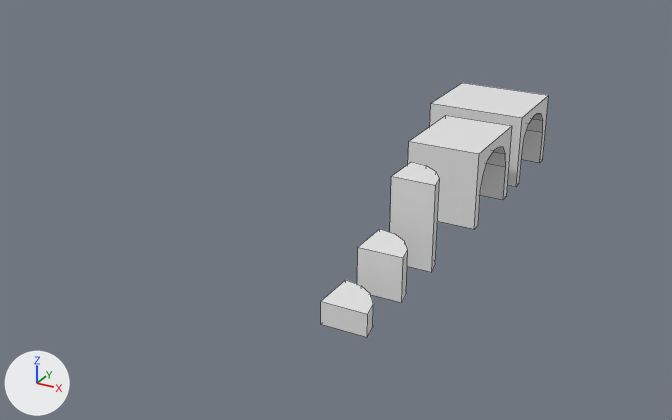
The Blender file Assets/Models/Map/BasePieces.blend: old version first, new version second.
Camera for both pictures: a 50 mm camera at (15.4, -29.9, 18.3) aimed at (-3.9, 5.3, 0.7). The lights are fixed; the arrows at lower left show +X, +Y and +Z. Mesh edges are drawn as thin lines.

In view in the first picture: 'ArchWayMedium', 'ArchWayShort', 'CurvedCube', 'CurvedCubeShort', 'CurvedCubeTall'.
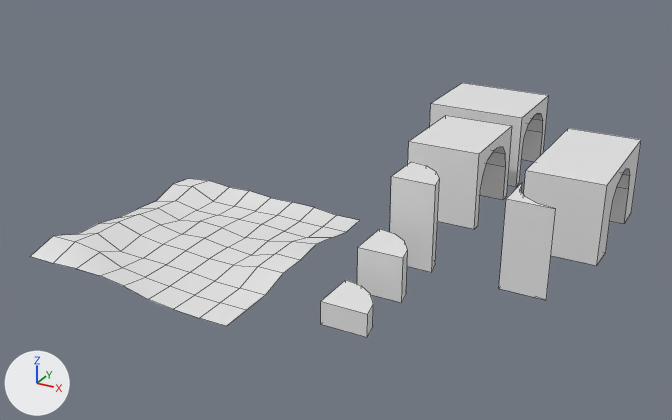
Where the change shows, as pixel boxes [x1, y1, x2, y2] in the pictures (672 x 420 px):
'TerrainPlane1', added: after [31, 179, 360, 326]
'ArchWayBridge', added: after [524, 128, 641, 266]
'CurvedCubeReversedTall', added: after [499, 183, 556, 300]

Patch to the scene script:
```diff
--- a/Assets/Models/Map/BasePieces.blend.py
+++ b/Assets/Models/Map/BasePieces.blend.py
@@ me_cube_002 @@
+me_cube_002.from_pydata(...)  # 28 vertices, 16 faces; spans x -3.5..0.0, y -0.67..3.67, z 0.0..2.5
@@ me_cube @@
+me_cube.from_pydata(...)  # 16 vertices, 10 faces; spans x 0.0..2.0, y 0.0..2.0, z 0.0..4.0
@@ me_plane @@
+me_plane.from_pydata(...)  # 81 vertices, 64 faces; spans x -10.03..0.0, y -11.04..0.0, z 0.1..1.05
+me_plane.polygons.foreach_set('use_smooth', [True] * 64)
@@ ob_archwaybridge @@
+ob_archwaybridge = bpy.data.objects.new('ArchWayBridge', me_cube_002)
+ob_archwaybridge.location = (8.0, 8.0, 0.0)
+ob_archwaybridge.scale = (1.0, 1.5, 1.5)
@@ ob_curvedcubereversedtall @@
+ob_curvedcubereversedtall = bpy.data.objects.new('CurvedCubeReversedTall', me_cube)
+ob_curvedcubereversedtall.location = (5.0, 3.0, 0.0)
@@ ob_terrainplane1 @@
+ob_terrainplane1 = bpy.data.objects.new('TerrainPlane1', me_plane)
+ob_terrainplane1.location = (-3.0, 6.0, 0.0)
```
